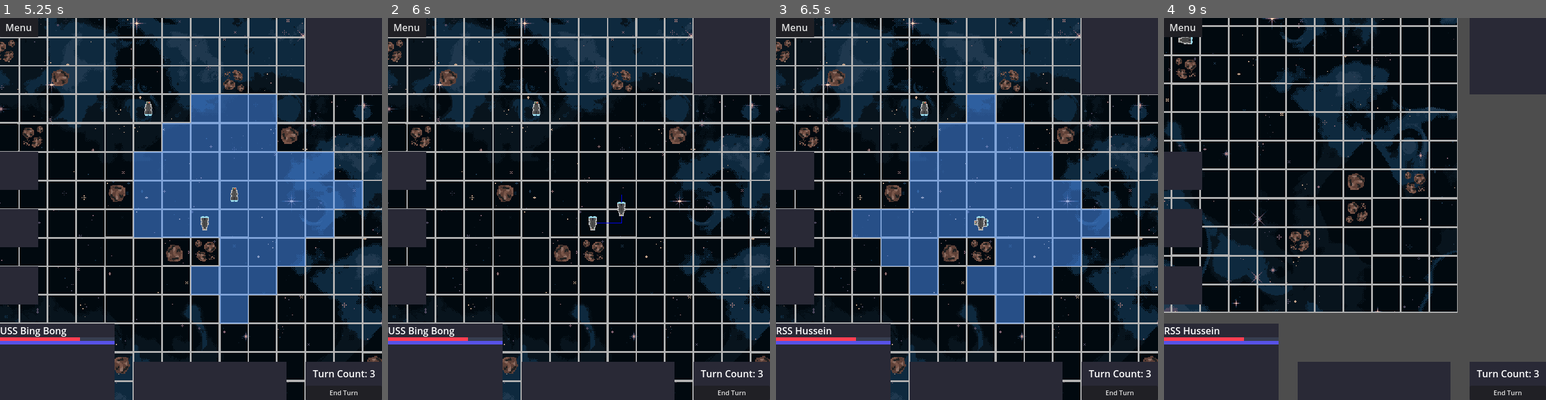
Above: before the commit, frames 1-4 (left to right).
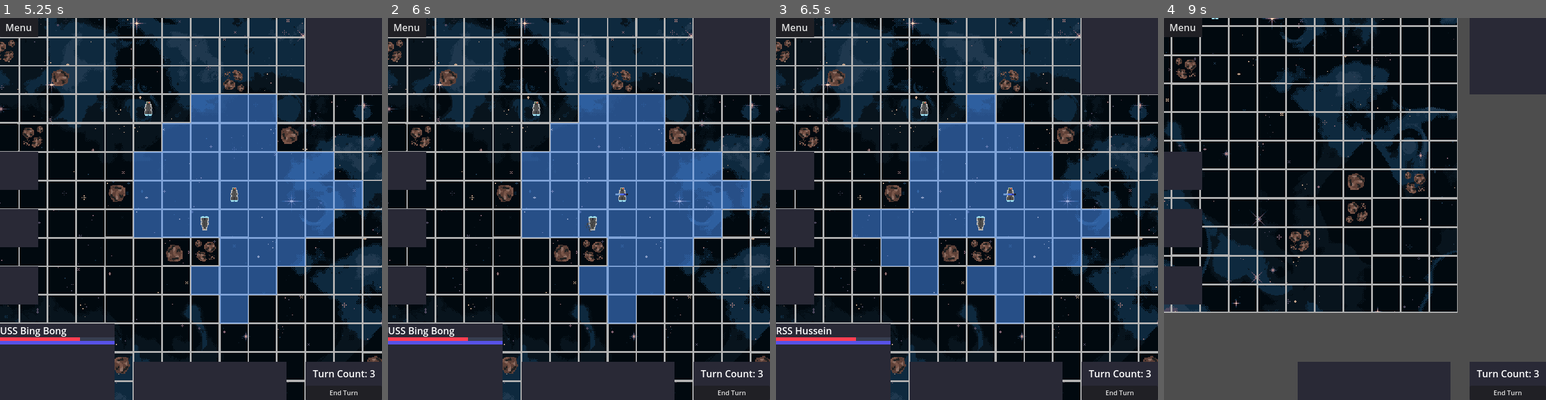
Above: after the commit, the same moments.

Repository: kAntonelli22/space
Game: Godot game, scene res://scenes/main_menu.tscn
Two runs of this game, one before a commit and one after it. Both use one fixed random seed, a clock stepped at 60 frames per second and the inputs below.
Inputs (mouse positions are in pixels of both pictures, inside the frame that each line leads up to):
- Up to frame 1 (5.25 s): click "Play Game" at 0.5 s; click "End Turn" at 1.25 s; click "End Turn" at 2 s; click "End Turn" at 2.75 s; click "Menu" at 3.5 s; click "Resume" at 4.25 s; tap Enter at 5 s; move the mouse to (233, 193) at 5.02 s; press the mouse at (233, 193) at 5.03 s
- Up to frame 2 (6 s): right-click (621, 193) at 5.3 s; tap Space at 5.75 s; move the mouse to (594, 224) at 5.77 s; release the mouse at (594, 224) at 5.78 s; right-click (594, 224) at 5.85 s
- Up to frame 3 (6.5 s): click (982, 224) at 6.05 s
- Up to frame 4 (9 s): move the mouse to (1312, 109) at 6.52 s; hold S (CameraDown) 6.53-7.28 s; click (1312, 109) at 6.67 s; right-click (1312, 109) at 6.8 s; move the mouse to (1335, 285) at 7.27 s; tap A (CameraLeft) at 7.35 s; click (1335, 285) at 7.55 s; tap Enter at 8 s; move the mouse to (1469, 266) at 8.02 s; hold D (CameraRight) 8.03-8.78 s; click (1469, 266) at 8.17 s; right-click (1469, 266) at 8.3 s; tap Escape (Deselect) at 8.65 s; move the mouse to (1240, 151) at 8.77 s; tap W (CameraUp) at 8.85 s

Frame 1 is identical in both runs. In frame 2, 20% of the frame differs, in the area x 35-95%, y 20-80%; in frame 3, 0.1%; in frame 4, 6.0%.

Commit message:
bugfixes and continued signal implementation

Diff:
--- a/scenes/UI.gd
+++ b/scenes/UI.gd
@@ -15,7 +15,7 @@
 
 # Called when the node enters the scene tree for the first time.
 func _ready():
-   pass # Replace with function body.
+   pass
 
 
 # Called every frame. 'delta' is the elapsed time since the previous frame.
@@ -33,14 +33,23 @@
    emit_signal("turn_over")
 
 # toggles and updates the bottom left info panel with the selected object
-func update_info_panel():
-   main_node.obj_selected
-   name_label.text = main_node.obj_selected.name
+func update_info_panel(obj):
+   name_label.text = obj.name
 
-   health_bar.max_value = main_node.obj_selected.MAX_HEALTH
-   health_bar.value = main_node.obj_selected.health_points
+   health_bar.max_value = obj.MAX_HEALTH
+   health_bar.value = obj.health_points
 
-   movement_bar.max_value = main_node.obj_selected.MAX_MOVEMENT
-   movement_bar.value = main_node.obj_selected.movement_points
+   movement_bar.max_value = obj.MAX_MOVEMENT
+   movement_bar.value = obj.movement_points
 
-   info_panel.visible = true
+   info_panel.show()
+
+func select_signal(new_obj, old_obj):
+   update_info_panel(new_obj)
+
+func deselect_signal(obj):
+   info_panel.hide()
+
+func connect_signals():
+   Global.connect("obj_selected", select_signal)
+   Global.connect("obj_deselected", deselect_signal)
--- a/scripts/Global.gd
+++ b/scripts/Global.gd
@@ -1,24 +1,76 @@
-extends Node
+extends Node # singleton global script
 
-# singleton script
+# scenes
+var ships = {
+   "frigate": preload("res://scenes/ship.tscn"),
+   "frigate2": preload("res://scenes/ship.tscn"),
+}
+var railgun_shell := preload("res://scenes/railgun_shell.tscn")
+
+# global signals
+signal obj_selected(new_selected : Object, old_selected : Object)
+signal obj_deselected(old_selected : Object)
+signal damaged(obj_damaged : Object, num_damaged : int)
+signal next_turn
 
 # global variables
+var main : Node2D
+var map_size : Vector2i
+var map_rect : Rect2i
+var tile_size : Vector2i
 
-#
-
+var astar : AStarGrid2D = AStarGrid2D.new()
+var current_selected : Object
 
 # Called when the node enters the scene tree for the first time.
 func _ready() -> void:
-   pass # Replace with function body.
-
+   pass
 
 # Called every frame. 'delta' is the elapsed time since the previous frame.
 func _process(delta: float) -> void:
    pass
 
-func check_collision_with_group(group : Array, coords : Vector2):
-   for object in get_tree().get_nodes_in_group("Ships"):
+func update_pathfinding(main_node):
+   main = main_node
+   map_size = main.tile_board.get_used_rect().end - main.tile_board.get_used_rect().position
+   map_rect = Rect2i(Vector2.ZERO, map_size)
+   tile_size = main.tile_board.tile_set.tile_size
+
+   # set astar to integer map, set cell size, offset, movement style
+   astar.region = map_rect
+   astar.cell_size = tile_size
+   astar.offset = tile_size / 2
+   astar.default_compute_heuristic = AStarGrid2D.HEURISTIC_MANHATTAN
+   astar.default_estimate_heuristic = AStarGrid2D.HEURISTIC_MANHATTAN
+   astar.diagonal_mode = AStarGrid2D.DIAGONAL_MODE_NEVER
+   # update the astar grid to apply changes to settings
+   astar.update()
+   # loop through tilemap and set astar grid solid on asteriod tiles
+   for i in map_size.x:
+      for j in map_size.y:
+         var coords = Vector2i(i, j)
+         var tile_data = main.tile_board.get_cell_tile_data(coords)
+
+         # if tile at coords is not an empty space, set solid
+         if tile_data and tile_data.get_custom_data("Type") != "space":
+            astar.set_point_solid(coords)
+   # end of astar for loop ---------------------------------------------------
+# end of update pathfinding function -----------------------------------------
+
+func check_collision_with_group(group : String, coords : Vector2):
+   for object in get_tree().get_nodes_in_group(group):
       if object.position == coords:
          return true
-      else:
-         return false
+   return false
+# end of check collision with group function ---------------------------------
+
+# called by map node after all new instances that access signals have been added
+func connect_signals():
+   connect("obj_selected", obj_selected_signal)
+   connect("obj_deselected", obj_deselected_signal)
+
+func obj_selected_signal(new_obj, old_obj):
+   pass#print("obj selected recieved by Global: ", new_obj.name)
+
+func obj_deselected_signal(old_selected):
+   pass#print("obj deselected recieved by Global: ", old_selected.name)
--- a/scripts/ship.gd
+++ b/scripts/ship.gd
@@ -9,28 +9,25 @@
 # constant variables
 var MAX_HEALTH : int = 10
 var MAX_MOVEMENT : int = 4
+var MAX_ACTION : int = 2
 var RAILGUN_RANGE : Vector2i = Vector2i(5, 5)
 
 # movement variables
-var movement_points : int = MAX_MOVEMENT
 var target_position : Vector2
 var current_id_path : Array[Vector2i]
 var current_point_path : PackedVector2Array
 
 # assorted variables
 var health_points : int = MAX_HEALTH
-
-# signals
-signal ship_selected
-signal deselected_manually
-signal deselected_automatically
+var movement_points : int = MAX_MOVEMENT
+var action_points : int = MAX_ACTION
 
 # main node reference
-@onready var main_node = get_parent()
-@onready var UI = main_node.get_node("UI")
+@onready var main = get_parent()
+@onready var ui = main.get_node("UI")
 @onready var ship_sprite = $Sprite2D
 @onready var collider = $CollisionShape2D
-@onready var turn_button = main_node.get_node("UI/BottomRight/TurnButton")
+@onready var turn_button = main.get_node("UI/BottomRight/TurnButton")
 
 func _ready():
    add_to_group("Ships")
@@ -44,17 +41,18 @@
       add_to_group("NeutralShips")
 
    turn_button.connect("pressed", next_turn)
+   Global.connect("obj_selected", select_signal)
 
 # handles movement logic, activates when any event activates
 func _input(event):
    var mouse_position = get_global_mouse_position()
-   var tile = main_node.tile_board.local_to_map(mouse_position)
-   var snapped_mouse = main_node.tile_board.map_to_local(tile)
+   var tile = main.tile_board.local_to_map(mouse_position)
+   var snapped_mouse = main.tile_board.map_to_local(tile)
    over_object = true
 
    # check if mouse_position collides with any ships or asteroids
-   over_object = Global.check_collision_with_group(get_tree().get_nodes_in_group("Ship"), snapped_mouse)
-   if main_node.astar.is_point_solid(tile):
+   over_object = Global.check_collision_with_group("Ships", snapped_mouse)
+   if Global.astar.is_point_solid(tile):
       over_object = true
    # fire railgun shell
    if event.is_action_pressed("RMB") and is_selected and over_object:
@@ -62,19 +60,19 @@
    # if user clicks while ship selected -> move
    if event.is_action_pressed("RMB") and is_selected and !over_object:
       var id_path
-      main_node.tile_overlay.clear()    # clear movement overlay
+      main.tile_overlay.clear()    # clear movement overlay
 
       # if ship currently moving -> create new path from next tile
       if is_moving:
-         id_path = main_node.astar.get_id_path(
-            main_node.tile_board.local_to_map(target_position),
-            main_node.tile_board.local_to_map(get_global_mouse_position()),
+         id_path = Global.astar.get_id_path(
+            main.tile_board.local_to_map(target_position),
+            main.tile_board.local_to_map(get_global_mouse_position()),
          )
       # else -> create new path from current tile, not including current tile
       else:
-         id_path = main_node.astar.get_id_path(
-            main_node.tile_board.local_to_map(global_position),
-            main_node.tile_board.local_to_map(get_global_mouse_position()),
+         id_path = Global.astar.get_id_path(
+            main.tile_board.local_to_map(global_position),
+            main.tile_board.local_to_map(get_global_mouse_position()),
          ).slice(1)
        # end of ship moving if statement -------------------------------------
 
@@ -85,15 +83,15 @@
 
          # if ship currently moving -> create new point path from next tile
          if is_moving:
-            current_point_path = main_node.astar.get_point_path(
-               main_node.tile_board.local_to_map(target_position),
-               main_node.tile_board.local_to_map(get_global_mouse_position()),
+            current_point_path = Global.astar.get_point_path(
+               main.tile_board.local_to_map(target_position),
+               main.tile_board.local_to_map(get_global_mouse_position()),
             )
          # else -> create new point path from current tile
          else:
-            current_point_path = main_node.astar.get_point_path(
-               main_node.tile_board.local_to_map(global_position),
-               main_node.tile_board.local_to_map(get_global_mouse_position()),
+            current_point_path = Global.astar.get_point_path(
+               main.tile_board.local_to_map(global_position),
+               main.tile_board.local_to_map(get_global_mouse_position()),
             )
          # end of ship moving if statement -----------------------------------
       # end of local path var if statement -----------------------------------
@@ -101,10 +99,10 @@
 
    # if user deselects -> deselect ship, update current obj selected in parent node, clear movement overlay
    if event.is_action_pressed("Deselect") and is_selected:
-      deselected_manually.emit()
+      Global.obj_deselected.emit(self)
+      Global.current_selected = null
       is_selected = false
-      main_node.obj_selected = null
-      main_node.tile_overlay.clear()    # clear movement overlay
+      main.tile_overlay.clear()    # clear movement overlay
    # end of user deselects if statement --------------------------------------
 # end of movement logic function ---------------------------------------------
 
@@ -116,7 +114,7 @@
 
    # if not moving -> get next point in path, set is_moving
    if is_moving == false:
-      target_position = main_node.tile_board.map_to_local(current_id_path.front())
+      target_position = main.tile_board.map_to_local(current_id_path.front())
       is_moving = true
    # end of not moving if statement ------------------------------------------
 
@@ -134,7 +132,7 @@
 
       # if path isnt empty -> get new target point
       if !current_id_path.is_empty():
-         target_position = main_node.tile_board.map_to_local(current_id_path.front())
+         target_position = main.tile_board.map_to_local(current_id_path.front())
       # else -> stop moving
       else:
          is_moving = false
@@ -149,29 +147,24 @@
 
       # if ship isnt selected -> select ship, update current obj selected in parent node
       if !is_selected:
-
-         # if other ship is selected -> deselect it
-         if main_node.obj_selected:
-            main_node.tile_overlay.clear    # clear movement overlay
-            main_node.obj_selected.is_selected = false
+         # emit selected signal
+         Global.obj_selected.emit(self, Global.current_selected)
+         Global.current_selected = self
          is_selected = true
-         main_node.obj_selected = self
          # change current cell on movement overlay
-         UI.update_info_panel()
          display_movement()
       # end of ship not selected if statement --------------------------------
    # end of user click if statement ------------------------------------------
 # end of ship selection function --------------------------------------------
 
-func _on_mouse_entered():
-   pass
-
-
-func _on_mouse_exited():
-   pass
+# deselect ship if other ship emits select signal
+func select_signal(obj_selected : Object, obj_deselected):
+   if is_selected and obj_deselected == self:
+      main.tile_overlay.clear()
+      is_selected = false
 
 func display_movement():
-   var start_coord : Vector2i = main_node.tile_board.local_to_map(position)
+   var start_coord : Vector2i = main.tile_board.local_to_map(position)
    var tile_queue : Array
    var id_path : Array[Vector2i]
 
@@ -185,30 +178,30 @@
    while tile_queue:
       var current_tile : Vector2i = tile_queue.pop_front()
       id_path = []
-      id_path = main_node.astar.get_id_path(start_coord, current_tile)
+      id_path = Global.astar.get_id_path(start_coord, current_tile)
       id_path.pop_front()        # remove the start coord from path
 
       # if id path size is less than movement points and current tile isnt solid -> apply movement overlay
-      if id_path.size() <= movement_points and !main_node.astar.is_point_solid(current_tile):
-         main_node.tile_overlay.set_cell(current_tile, 3, Vector2i(0, 0))
+      if id_path.size() <= movement_points and !Global.astar.is_point_solid(current_tile):
+         main.tile_overlay.set_cell(current_tile, 3, Vector2i(0, 0))
    # end of tile queue while loop --------------------------------------------
 # end of display movement function -------------------------------------------
 
 func instance_shell():
    # get the mouse position, convert it to grid, then back to global
-   var target = main_node.tile_board.local_to_map(get_global_mouse_position())
-   print(target == Vector2i(position) or target - RAILGUN_RANGE > Vector2i(0, 0))
+   var target = main.tile_board.local_to_map(get_global_mouse_position())
+   print("target is self:", target == Vector2i(position), "\nrailgun range: ", target - RAILGUN_RANGE < Vector2i(0, 0))
    # ensure that shell is fired within range
-   if target == Vector2i(position) or target - RAILGUN_RANGE > Vector2i(0, 0):
+   if target == Vector2i(position) or target - RAILGUN_RANGE < Vector2i(0, 0):
       return
-   target = main_node.tile_board.map_to_local(target)
+   target = main.tile_board.map_to_local(target)
    # instantiate a new railgun shell
-   var shell = main_node.railgun_shell.instantiate()
+   var shell = Global.railgun_shell.instantiate()
    # set shell origin for collision, direction, and position, then add to scene
    shell.origin = self
    shell.direction = global_position.direction_to(target)
    shell.position = position
-   main_node.add_child(shell)
+   main.add_child(shell)
 
 # refresh ship actions and logic after end of turn
 func next_turn():
--- a/scripts/space_game.gd
+++ b/scripts/space_game.gd
@@ -1,64 +1,29 @@
 extends Node2D
 
-
-# scenes
-var ships = {
-   "frigate": preload("res://scenes/ship.tscn"),
-   "frigate2": preload("res://scenes/ship.tscn"),
-}
-var railgun_shell := preload("res://scenes/railgun_shell.tscn")
-
 # variables
-var obj_selected
 var turn_counter : int = 0
 
 # nodes
 @onready var tile_board := $Board
 @onready var tile_overlay := $Overlay
 @onready var camera := $Camera2D
-
-# astar pathfinding grid
-var astar : AStarGrid2D = AStarGrid2D.new()
+@onready var ui := $UI
 
 # Called when the node enters the scene tree for the first time.
 func _ready():
-   # get tilemap size, map as an array of integers, and size of tiles
-   var map_size = tile_board.get_used_rect().end - tile_board.get_used_rect().position
-   var map_rect = Rect2i(Vector2.ZERO, map_size)
-   var tile_size = tile_board.tile_set.tile_size
-
-   # set astar to integer map, set cell size, offset, movement style
-   astar.region = map_rect
-   astar.cell_size = tile_size
-   astar.offset = tile_size / 2
-   astar.default_compute_heuristic = AStarGrid2D.HEURISTIC_MANHATTAN
-   astar.default_estimate_heuristic = AStarGrid2D.HEURISTIC_MANHATTAN
-   astar.diagonal_mode = AStarGrid2D.DIAGONAL_MODE_NEVER
-   # update the astar grid to apply changes to settings
-   astar.update()
-
-   # loop through tilemap and set astar grid solid on asteriod tiles
-   for i in map_size.x:
-      for j in map_size.y:
-         var coords = Vector2i(i, j)
-         var tile_data = tile_board.get_cell_tile_data(coords)
-
-         # if tile at coords is not an empty space, set solid
-         if tile_data and tile_data.get_custom_data("Type") != "space":
-            astar.set_point_solid(coords)
-   # end of astar for loop ---------------------------------------------------
+   Global.update_pathfinding(self)
    instance_ship("USS Bing Bong", "frigate", 0, Vector2i(11, 9))
    instance_ship("RSS Hussein", "frigate", 1, Vector2i(10, 10))
    instance_ship("USS Dink Doink", "frigate", 0, Vector2i(8, 6))
-   print(get_tree().get_nodes_in_group("EnemyShips"))
+   Global.connect_signals()
+   ui.connect_signals()
 
 # Called every frame. 'delta' is the elapsed time since the previous frame.
 func _process(delta):
    pass
 
-
 func instance_ship(ship_name : String, ship_type : String, faction : int, ship_position : Vector2i):
-   var ship = ships[ship_type].instantiate()
+   var ship = Global.ships[ship_type].instantiate()
    ship.name = ship_name
    ship.position = tile_board.map_to_local(ship_position)
    ship.faction = faction
@@ -68,11 +33,16 @@
 
 
 # --- # --- # --- # --- # Issues -- # --- # --- # --- # --- #
-# - Movement Overlay doesnt turn on when a ship is deselected through click
-# - ships moved ontop of other ships when other ships are selected
+# - Ships cannot be reselected after being deselected through right click outside of movement zone
+# - random
+# - movement overlay bugs out when it hits boarders of the map
 
 # --- # --- # --- # --- # Issues -- # --- # --- # --- # --- #
 # --- # --- # --- # --- # Todo List # --- # --- # --- # --- #
+# - lock player actions until railgun shell hits target or leaves map
+# - add scroll zooming
+# -
+# - continue switch to signal system
 # - Fleet Picker Menu
 # - Deployment Phase
 # - Guide Scene
@@ -93,3 +63,8 @@
 # - Right Mouse Button for Actions (Attack, Move, etc.)
 
 # --- # --- # --- # --- # Control - # --- # --- # --- # --- #
+# --- # --- # --- # --- # Game Info # --- # --- # --- # --- #
+# - tile size -> 32x32
+# - map size -> 20x20
+
+# --- # --- # --- # --- # Game Info # --- # --- # --- # --- #
Not shown, added: assets/ExtraAssets/asteroid1.pixil
Not shown, added: assets/ExtraAssets/asteroidBunch1.pixil
Not shown, added: assets/ExtraAssets/bottombox.pixil
Not shown, added: assets/ExtraAssets/bottomleftbox.pixil
Not shown, added: assets/ExtraAssets/bottomrightbox.pixil
Not shown, added: assets/ExtraAssets/bottomtoprightbox.pixil
Not shown, added: assets/ExtraAssets/box.pixil
Not shown, added: assets/ExtraAssets/crossbox.pixil
Not shown, added: assets/ExtraAssets/emptybox.pixil
Not shown, added: assets/ExtraAssets/leftbottomrightbox.pixil
Not shown, added: assets/ExtraAssets/leftbox.pixil
Not shown, added: assets/ExtraAssets/leftrightbox.pixil
(and 7 more such lines)
